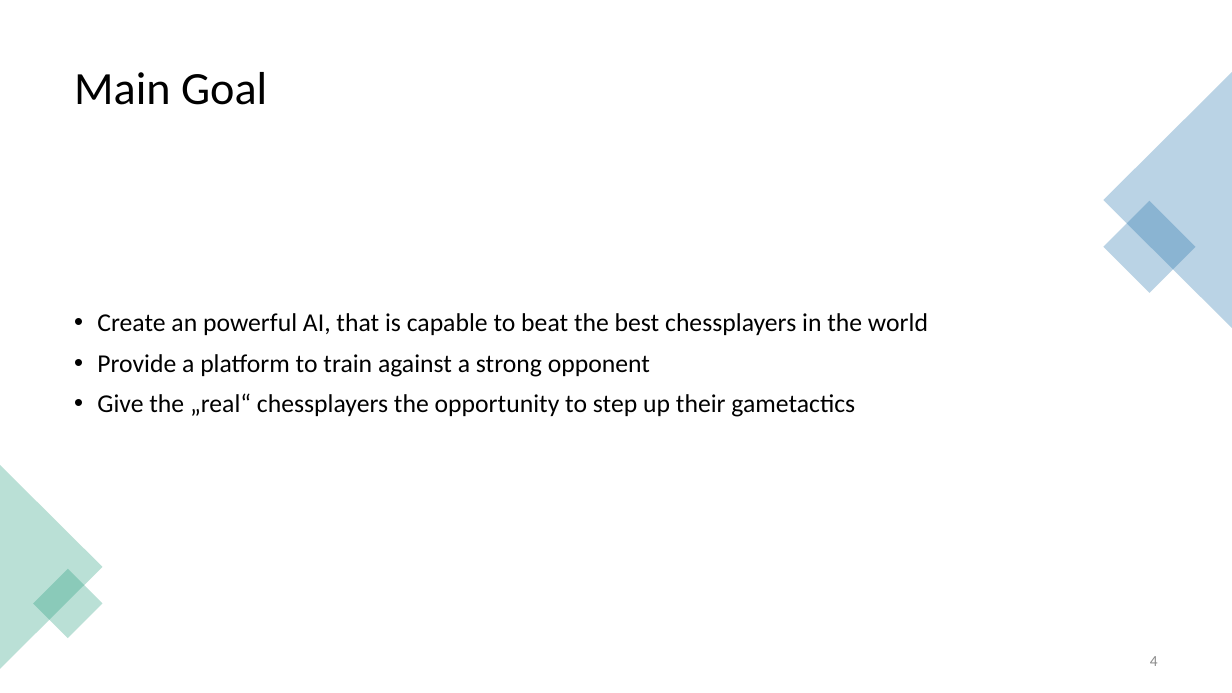
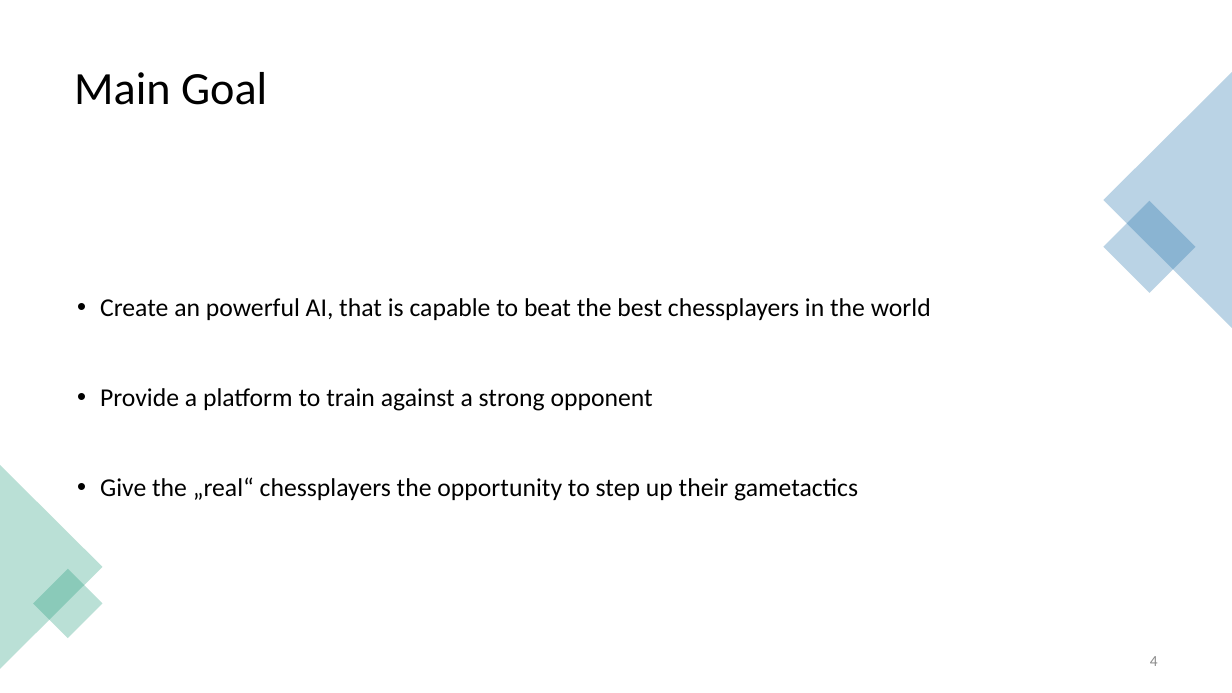
Before and after one commit to Brebeck-Jan/chessmaster, a slide deck: slide 4 of Präsentationen/Zwischen_Präse/Chessmaster_Zwischenpräsentation_Andreas_Jan_Niklas_Thorsten.pptx. Drawn at 1232x693 pixels with LibreOffice and Linux fonts; fonts in the diff are those of the drawing. Boxes give left, top, right and bottom in pixels: in the first picture for what was removed or moved away, otherwise in the second. Text is boxed around its words. In the diff, an @@ line names an element or a change of style, - is before the commit and + after.

```diff
--- a/Präsentationen/Zwischen_Präse/Chessmaster_Zwischenpräsentation_Andreas_Jan_Niklas_Thorsten.pptx
+++ b/Präsentationen/Zwischen_Präse/Chessmaster_Zwischenpräsentation_Andreas_Jan_Niklas_Thorsten.pptx
@@ text "Create an powerful AI, that ...": place and size @@
-text "Create an powerful AI, that ..." at (97, 313, 928, 417)
+text "Create an powerful AI, that ..." at (100, 298, 931, 501)
@@ text "Create an powerful AI, that ..." at (100, 298, 931, 501): line spacing 0.9 to 2.5; vertical alignment top to middle @@
```
Also in this commit, not shown: 2 other slides changed.
